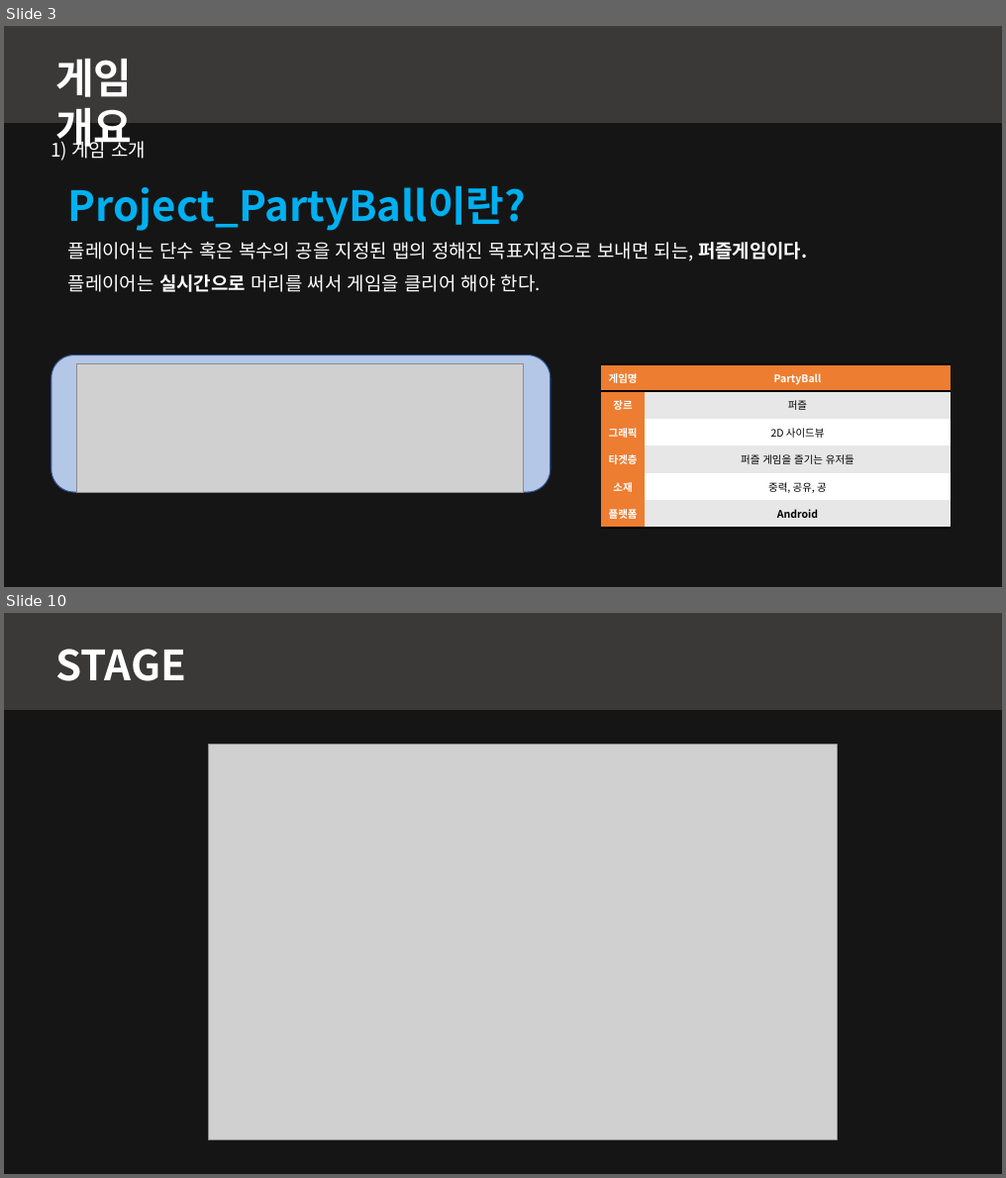
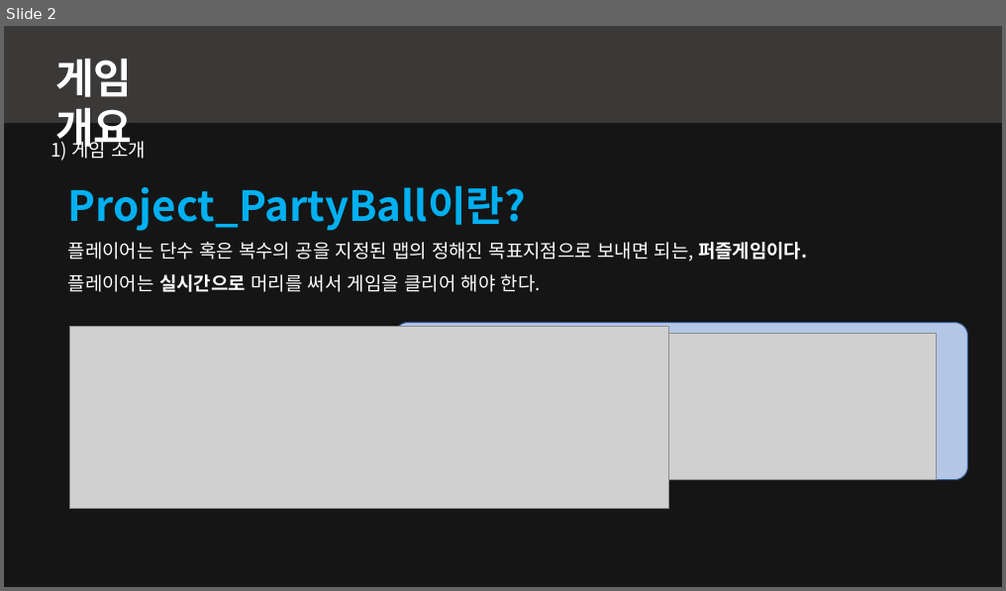
Before and after one commit to kjpark102312/Jagu_Agis, a slide deck: Presentation/AGIS 발표자료.pptx. Shown one above the other, each under a label of ours: slides 3 and 10 before the commit, slide 2 after it; the slides between them are not shown. The pictures are 1006x1178 and 1006x591 pixels, drawn with LibreOffice and Linux fonts; fonts in the diff are those of the drawing; grey boxes stand for pictures; background and template pictures are left out; a plain dark background stands for a picture behind light text. Boxes give left, top, right and bottom in pixels: in the first picture for what was removed or moved away, otherwise in the second. Text is boxed around its words. In the diff, an @@ line names an element or a change of style, - is before the commit and + after.

```diff
--- a/Presentation/AGIS 발표자료.pptx
+++ b/Presentation/AGIS 발표자료.pptx
@@ slide 10 removed at bbox=[4, 613, 1002, 1174], background picture (left out) @@
@@ rectangle removed at bbox=[4, 613, 1002, 1174] @@
@@ rectangle removed at bbox=[4, 613, 1002, 710] @@
@@ text removed at bbox=[55, 649, 186, 681] @@
-STAGE
@@ picture removed at bbox=[208, 745, 837, 1140] @@
@@ what was slide 3 is now slide 2 @@
@@ slide 2 changed as well @@
@@ rounded rectangle: place and size @@
-rounded rectangle at bbox=[52, 356, 550, 492]
+rounded rectangle at bbox=[395, 322, 968, 479]
@@ rounded rectangle at bbox=[395, 322, 968, 479]: proportions changed @@
@@ picture added at bbox=[70, 326, 668, 509] @@
@@ picture: place and size @@
-picture at bbox=[77, 365, 524, 492]
+picture at bbox=[425, 333, 937, 480]
@@ table removed at bbox=[601, 365, 950, 528], 6 rows, 2 columns @@
-게임명 | PartyBall
-장르 | 퍼즐
-그래픽 | 2D 사이드뷰
-타겟층 | 퍼즐 게임을 즐기는 유저들
-소재 | 중력, 공유, 공
-플랫폼 | Android
```
Also in this commit, not shown: 2 other slides changed, 3 slides added, 7 other slides removed.
